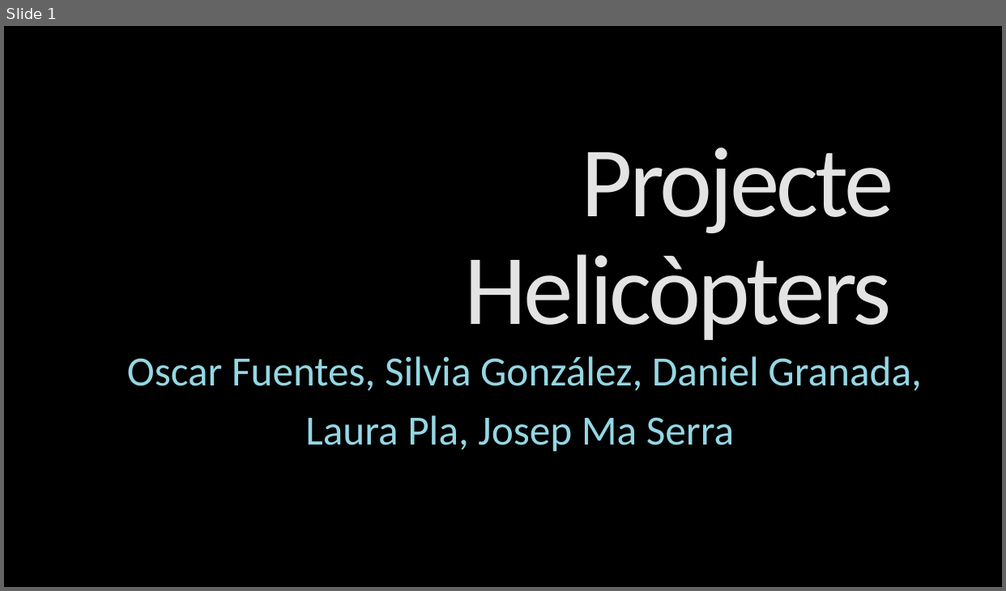
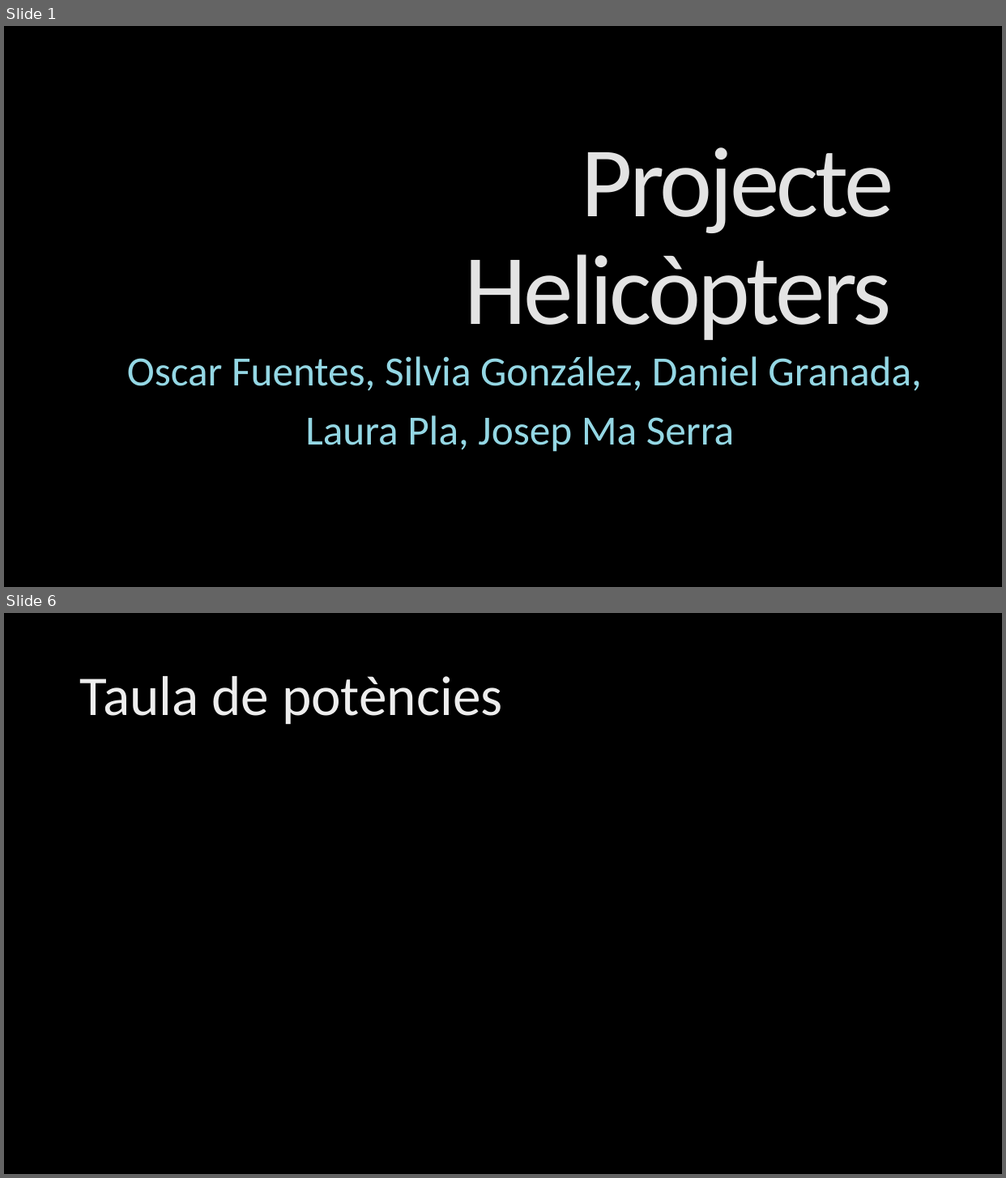
Before and after one commit to laurapla/Helicopter-BEM, a slide deck: Projecte Helicòpters.pptx. Shown one above the other, each under a label of ours: slide 1 before the commit, slides 1 and 6 after it; the slides between them are not shown. The pictures are 1006x591 and 1006x1178 pixels, drawn with LibreOffice and Linux fonts; fonts in the diff are those of the drawing; background and template pictures are left out. Boxes give left, top, right and bottom in pixels: in the first picture for what was removed or moved away, otherwise in the second. Text is boxed around its words. In the diff, an @@ line names an element or a change of style, - is before the commit and + after.

```diff
--- a/Projecte Helicòpters.pptx
+++ b/Projecte Helicòpters.pptx
@@ slide 6 added at box(4, 613, 1002, 1174), background picture (left out) @@
@@ title added at box(80, 676, 503, 724), 54 pt, text gradient #BFBFBF to #EDEDED to #FFFFFF @@
+Taula de potències
```
Also in this commit, not shown: 5 other slides added, 3 slides removed.
